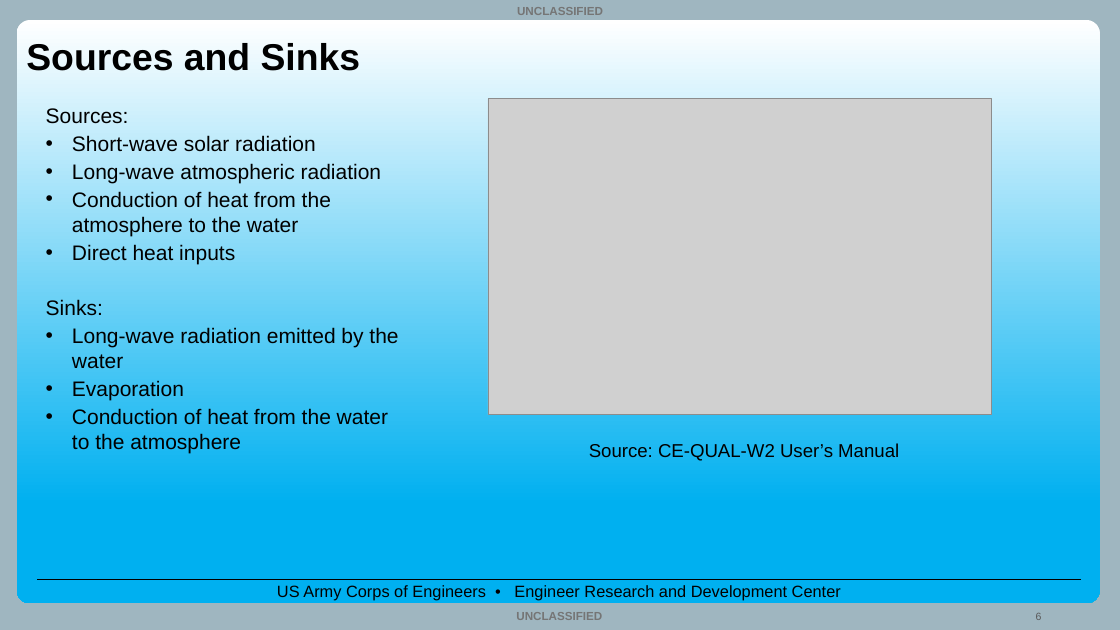
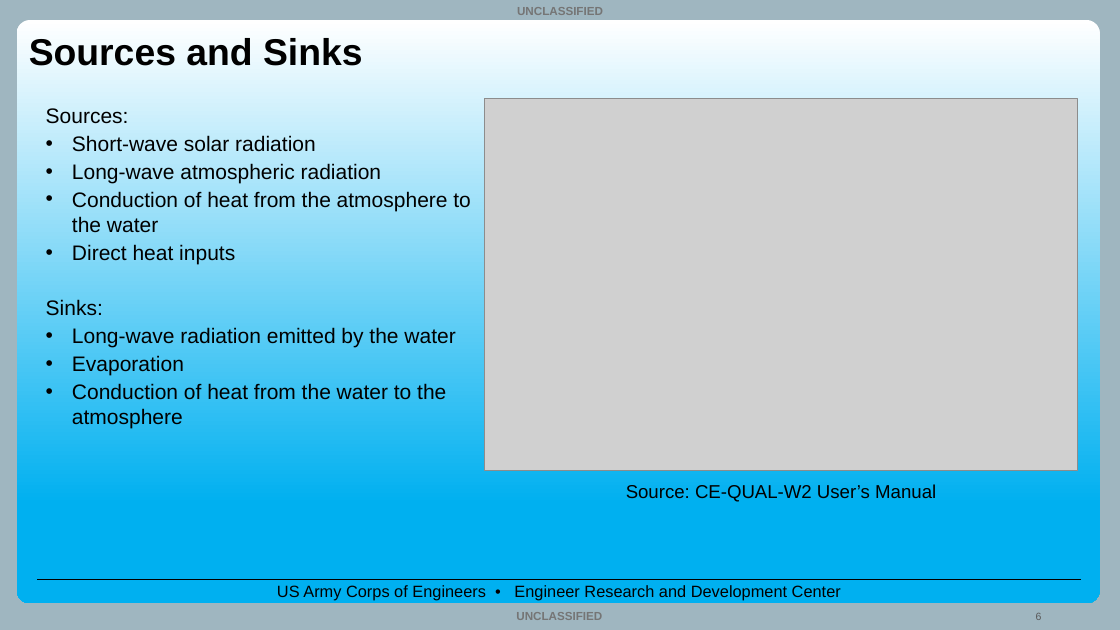
Before and after one commit to EcohydrologyTeam/CE-QUAL-W2-Workshop-2025, a slide deck: slide 6 of Lectures/1.04_Lecture_Water_Temperature_Modeling_Sep2025_TS.pptx. Drawn at 1120x630 pixels with LibreOffice and Linux fonts; fonts in the diff are those of the drawing; grey boxes stand for pictures; background and template pictures are left out. Boxes give left, top, right and bottom in pixels: in the first picture for what was removed or moved away, otherwise in the second. Text is boxed around its words. In the diff, an @@ line names an element or a change of style, - is before the commit and + after.

```diff
--- a/Lectures/1.04_Lecture_Water_Temperature_Modeling_Sep2025_TS.pptx
+++ b/Lectures/1.04_Lecture_Water_Temperature_Modeling_Sep2025_TS.pptx
@@ title "Sources and Sinks" moved from (x1=26, y1=43, x2=361, y2=71) to (x1=29, y1=38, x2=363, y2=66) @@
@@ text "Sources:" rewrapped from (x1=46, y1=108, x2=398, y2=454) to (x1=46, y1=108, x2=470, y2=428) @@
@@ picture resized from (x1=488, y1=99, x2=992, y2=415) to (x1=485, y1=98, x2=1079, y2=471) @@
@@ text "Source: CE-QUAL-W2 User’s Manual" moved from (x1=589, y1=443, x2=899, y2=461) to (x1=626, y1=484, x2=936, y2=502) @@
```
Also in this commit, not shown: 17 other slides changed.
